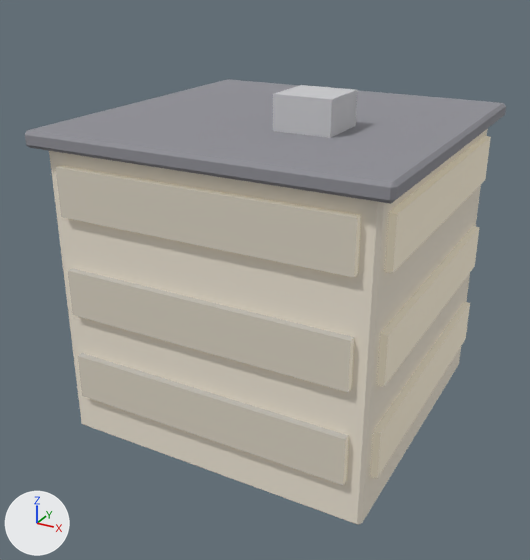
What one commit did to the glTF model assets/bld_2_0.glb.
The view is the same before and after, from a camera (50 mm lens) standing at (2.96, -5.75, 4.1) and looking at (-0.04, -0.3, 1.38). Lighting does not change. The marker at lower left points along +X, +Y and +Z. The picture after the commit comes second. Vertices at exactly the same position are counted once.

In view in the first picture: 'ac', 'bx1', 'bx1.001', 'bx1.002', 'bz2', 'bz2.001', 'bz2.002', 'rf', 'w'.
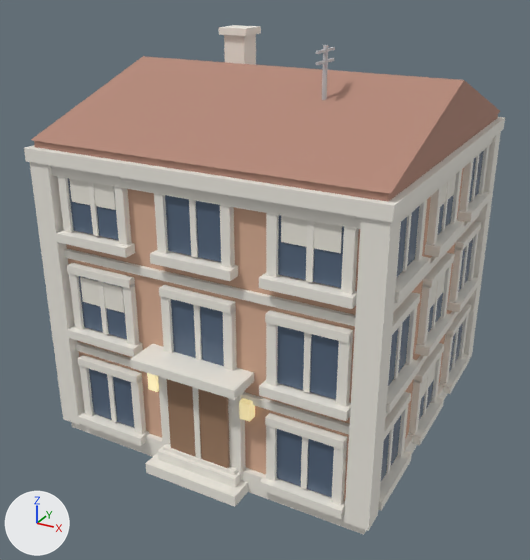
What changed in the scene script:
```text
Change mat_win:
    remove mat_win.emission_color = (0.35, 0.297, 0.193)  # beige #a0947a
    remove mat_win.emission_strength = 1.0
Change mat_roofm:
    mat_roofm.base_color: (0.28, 0.28, 0.31) -> (0.46, 0.25, 0.19)  # grey #909097 -> beige #b58979
Change mat_wall_2_0:
    mat_wall_2_0.base_color: (0.87, 0.8, 0.68) -> (0.7, 0.43, 0.3)  # pale yellow #f0e7d7 -> beige #daaf95
Change me_cube_243:
    remove me_cube_243.from_pydata(...)  # 8 vertices, 12 faces; spans x 0.2..0.7, y -0.61..-0.11, z 2.83..3.13
    add me_cube_243.from_pydata(...)  # 26 vertices, 40 faces; spans x 0.55..0.586, y -0.614..-0.314, z 3.0..3.5
    me_cube_243 part 3: the whole mesh is rebuilt
Change me_cube_241:
    verts and faces of me_cube_241; kept vertices keep their numbers, new ones are numbered from 8
    remove me_cube_241.from_pydata(...)  # 8 vertices, 12 faces; spans x -0.25..0.25, y 1.41..1.51, z 0.0..0.7
    add me_cube_241.from_pydata(...)  # 8 vertices, 10 faces; spans x -0.29..0.29, y -1.54..-1.44, z 0.13..0.99
    me_cube_241 part 4
    add verts[8] = (-0.29, -1.44, 0.99)
    add verts[9] = (-0.29, -1.54, 0.99)
    add verts[10] = (-0.29, -1.54, 0.13)
    add verts[11] = (-0.29, -1.44, 0.13)
    add for new, old in zip([*range(12, 16)], [*range(8, 12)]): verts[new] = verts[old] + (0.58, 0.0, 0.0)
    add faces += [(8, 10, 9), (8, 11, 10), (12, 13, 15), (13, 14, 15), (9, 14, 13), (9, 10, 14)]
    add faces += [(8, 9, 13), (8, 13, 12), (10, 11, 15), (10, 15, 14)]
    other edits to the shape of me_cube_241 do not show in these pictures
Change me_cube_242:
    remove me_cube_242.from_pydata(...)  # 24 vertices, 44 faces; spans x -1.56..1.56, y -1.56..1.56, z 2.7..2.84
    add me_cube_242.from_pydata(...)  # 14 vertices, 16 faces; spans x -1.52..1.52, y -1.52..1.52, z 2.7..3.25
    me_cube_242 part 2: the whole mesh is rebuilt
Change me_cube_228:
    remove me_cube_228.from_pydata(...)  # 24 vertices, 44 faces; spans x -1.44..1.44, y -1.44..1.44, z 0.0..2.7
    add me_cube_228.from_pydata(...)  # 8 vertices, 10 faces; spans x -1.44..1.44, y -1.44..1.44, z 0.0..2.7
    me_cube_228 part 1: the whole mesh is rebuilt
Remove ob_bx1:
    ob_bx1 = bpy.data.objects.new('bx1', me_cube_231)
Remove ob_bx1_001:
    ob_bx1_001 = bpy.data.objects.new('bx1.001', me_cube_235)
Remove ob_bx1_002:
    ob_bx1_002 = bpy.data.objects.new('bx1.002', me_cube_239)
Remove ob_bz2:
    ob_bz2 = bpy.data.objects.new('bz2', me_cube_230)
Remove ob_bz2_001:
    ob_bz2_001 = bpy.data.objects.new('bz2.001', me_cube_234)
Remove ob_bz2_002:
    ob_bz2_002 = bpy.data.objects.new('bz2.002', me_cube_238)
Add ob_porch:
    ob_porch = bpy.data.objects.new('porch', me_porch)  # 16 vertices, 20 faces; spans x -0.495..0.495, y -1.53..-1.44, z 0.74..0.9; in mat_porchm (beige #fff3ce, glowing yellow #b3a26c)
    ob_porch.location = (0.0, 0.0, 0.0)
Add ob_blind:
    ob_blind = bpy.data.objects.new('blind', me_blind)  # 80 vertices, 100 faces; spans x -1.48..1.48, y -1.48..1.48, z 0.48..2.52; in mat_blindm (white #edeadf)
    ob_blind.location = (0.0, 0.0, 0.0)
Add ob_win:
    ob_win = bpy.data.objects.new('win', me_win)  # 288 vertices, 360 faces; spans x -1.47..1.47, y -1.47..1.47, z 0.23..2.53; in mat_win (blue #5d6f86)
    ob_win.location = (0.0, 0.0, 0.0)
Add ob_trim:
    ob_trim = bpy.data.objects.new('trim', me_trim)  # 1568 vertices, 1980 faces; spans x -1.56..1.56, y -1.74..1.56, z 0.0..3.44; in mat_trimm (white #f0ece3)
    ob_trim.location = (0.0, 0.0, 0.0)
```

Where the change shows, as pixel boxes [x1, y1, x2, y2] in the pictures (530 x 560 px):
'trim', added: after [24, 25, 505, 535]
'w', recoloured: [66, 207, 460, 501] in both
'rf', recoloured, reshaped (17% taller): before [25, 79, 506, 204]; after [31, 56, 501, 202]
'win', added: after [68, 151, 484, 497]
'bz2.002', deleted: before [56, 166, 361, 277]
'bz2.001', deleted: before [68, 268, 354, 392]
'bz2', deleted: before [78, 353, 349, 485]
'bx1.002', deleted: before [385, 136, 491, 273]
'bx1.001', deleted: before [377, 226, 479, 386]
'bx1', deleted: before [370, 302, 470, 478]
'ac', reshaped: before [273, 85, 357, 138]; after [316, 45, 335, 100]
'blind', added (mostly hidden): after [69, 175, 456, 399]
'porch', added: after [147, 373, 255, 422]
part 1 of me_cube_228, built on: before [49, 129, 488, 525]; after [66, 168, 464, 501]
part 4 of me_cube_241, added (brown): after [167, 379, 230, 468]
